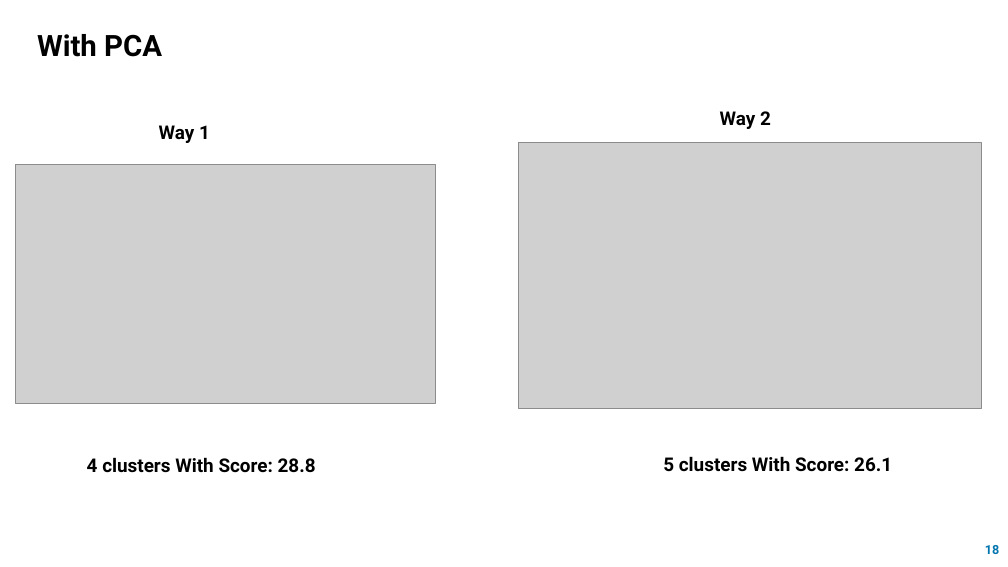
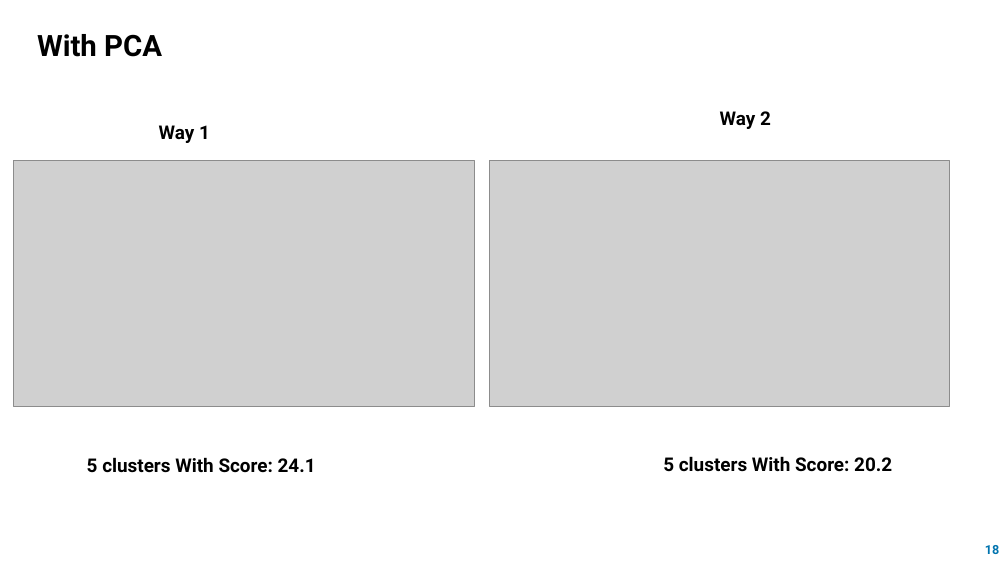
Before and after one commit to Reema-Khaseeb/clustering-credit-card-customer-segmentation, a slide deck: slide 18 of presentation/Credit Card Clustering.pptx. Drawn at 1008x567 pixels with LibreOffice and Linux fonts; fonts in the diff are those of the drawing; grey boxes stand for pictures. Boxes give left, top, right and bottom in pixels: in the first picture for what was removed or moved away, otherwise in the second. Text is boxed around its words. In the diff, an @@ line names an element or a change of style, - is before the commit and + after.

```diff
--- a/presentation/Credit Card Clustering.pptx
+++ b/presentation/Credit Card Clustering.pptx
@@ picture: place and size @@
-picture at bbox=[15, 164, 436, 403]
+picture at bbox=[13, 160, 475, 406]
@@ picture: place and size @@
-picture at bbox=[518, 142, 982, 408]
+picture at bbox=[490, 160, 950, 406]
@@ text at bbox=[87, 457, 316, 473]: text changed @@
-4 clusters With Score: 28.8
+5 clusters With Score: 24.1
@@ text at bbox=[663, 456, 892, 472]: text changed @@
-5 clusters With Score: 26.1
+5 clusters With Score: 20.2
```
Also in this commit, not shown: 1 other slide changed, 28 slides added, 7 other files.
